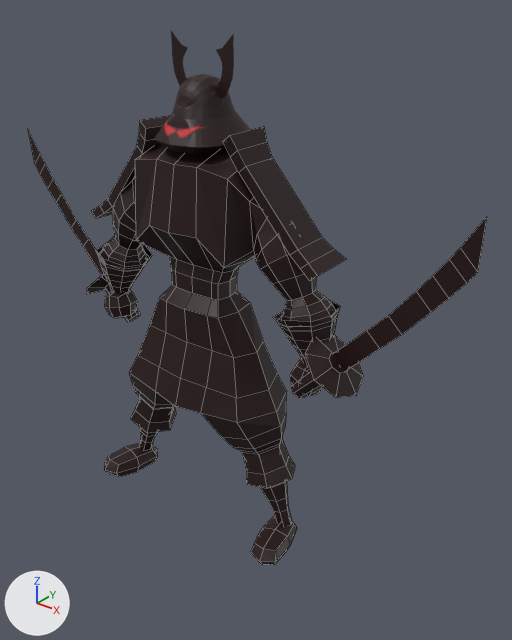
The Blender file Blender/Modèle/Personnages/Samourai/samourai.blend: old version first, new version second.
The view is the same before and after, from a camera (50 mm lens) standing at (9.06, -9.85, 10.94) and looking at (1.0, 0.23, 4.69). The axes (+X, +Y, +Z) are drawn at lower left. The lights are the same throughout. Mesh edges are drawn as thin lines on the coarser meshes.
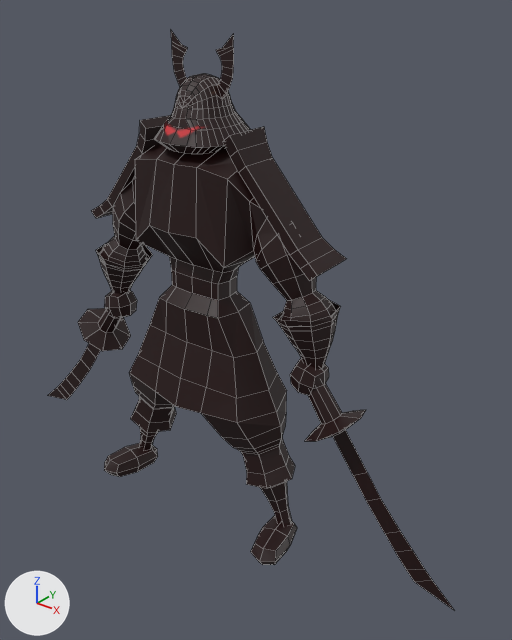
Location of each change, [x1, y1, x2, y2] in pixels of the pictures (512 x 640 px):
'Cube', reshaped (19% taller): before [92, 115, 346, 565]; after [92, 31, 346, 565]
'Cylinder.001', moved, turned: before [291, 217, 487, 398]; after [305, 383, 454, 610]
'Cylinder.002', moved, turned: before [28, 129, 141, 322]; after [47, 308, 131, 400]
part 1 of me_cube_001, added: after [154, 31, 251, 154]
'Sphere', unchanged, covered by the edit: before [154, 31, 251, 154]

The edits, one by one:
Picture 'samourai.jpg.002' (img_samourai_jpg_002) is new.
Material 'samourai.jpg.002' (mat_samourai_jpg_002) is new.
Its texture is img_samourai_jpg_002.
me_cube_001 is used by ob_cube; location (0.0, -0.19, 0.11); rotation (1.571, 0.0, 0.0), in degrees (90, 0, 0).
me_cube_001 had 644 vertices, 602 faces and spanned x -3.04..3.04, y -0.12..8.41, z -0.95..1.18.
me_cube_001 no longer uses material mat_samourai_jpg_001 (picture img_samourai_jpg_001).
me_cube_001 now has 1063 vertices, 934 faces and spans x -3.04..3.04, y -0.12..9.96, z -0.96..1.18.
me_cube_001 part 1: a new loose piece of 291 vertices spanning x -0.82..0.83, y 7.98..9.96, z -0.96..0.76, in mat_samourai_jpg_002 (picture img_samourai_jpg_002).
me_cube_001 now uses material mat_samourai_jpg_002 (picture img_samourai_jpg_002).
Object 'Cylinder.001' (ob_cylinder_001) moves from (3.6, -0.38, 5.1) to (3.6, -0.26, 3.0).
Object 'Cylinder.001' (ob_cylinder_001) turns from (90, 0, 0) to (90, 100, 0) degrees about x, y and z.
Object 'Cylinder.002' (ob_cylinder_002) moves from (-3.57, 0.04, 4.92) to (-3.51, -0.29, 3.0).
Object 'Cylinder.002' (ob_cylinder_002) turns from (90, 0, 0) to (90, -100, 0) degrees about x, y and z.
